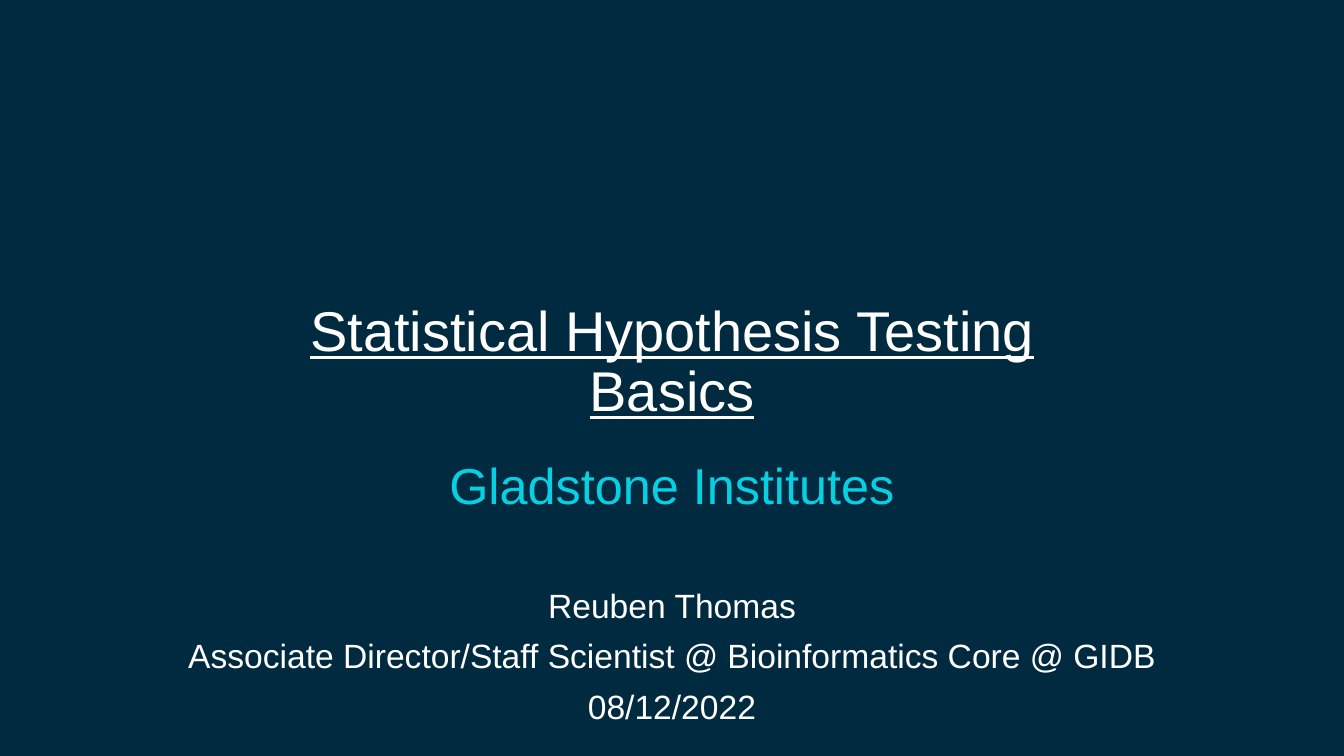
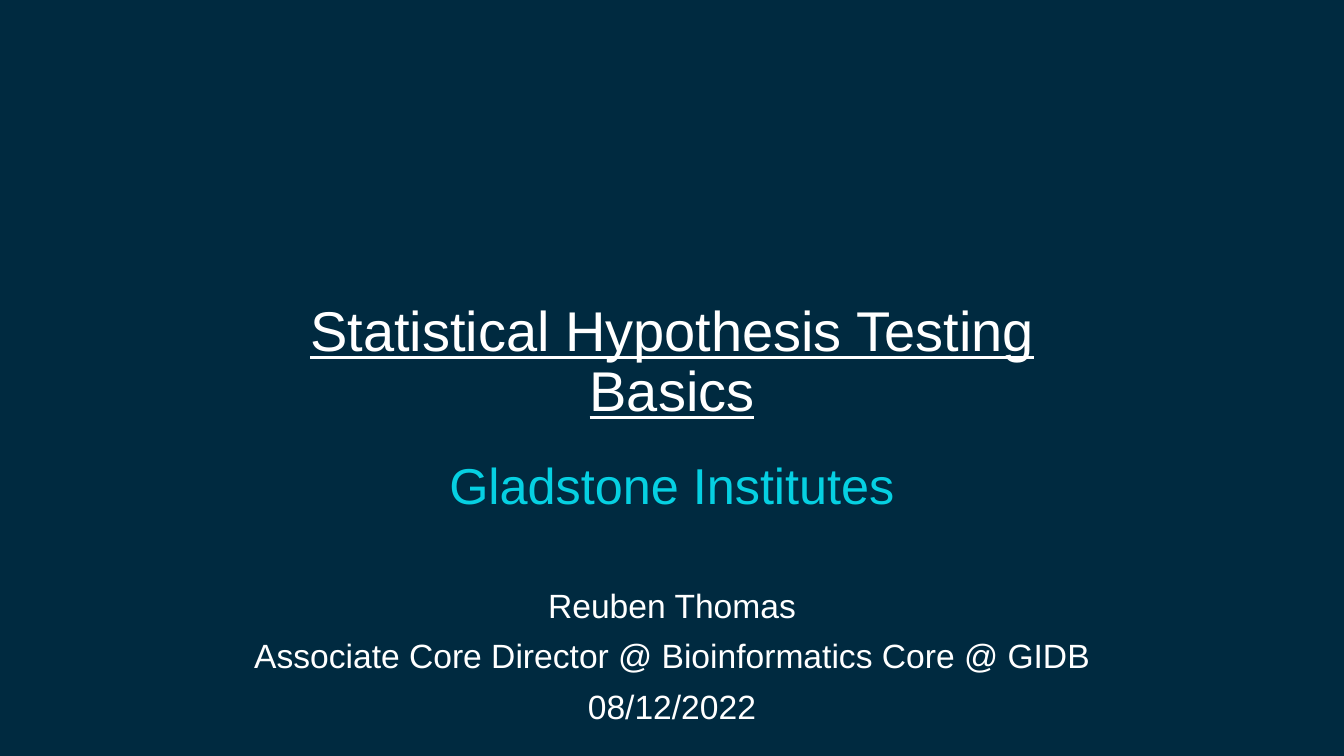
Before and after one commit to gladstone-institutes/Bioinformatics-Workshops, a slide deck: slide 1 of hypothesis-testing/HypothesisTesting.pptx. Drawn at 1344x756 pixels with LibreOffice and Linux fonts; fonts in the diff are those of the drawing; background and template pictures are left out. Boxes give left, top, right and bottom in pixels: in the first picture for what was removed or moved away, otherwise in the second. Text is boxed around its words. In the diff, an @@ line names an element or a change of style, - is before the commit and + after.

```diff
--- a/hypothesis-testing/HypothesisTesting.pptx
+++ b/hypothesis-testing/HypothesisTesting.pptx
@@ subtitle at (254, 643, 1090, 669): text changed @@
-Associate Director/Staff Scientist @ Bioinformatics Core @ GIDB
+Associate Core Director @ Bioinformatics Core @ GIDB
```
Also in this commit, not shown: 2 other slides changed, 15 slides added.
